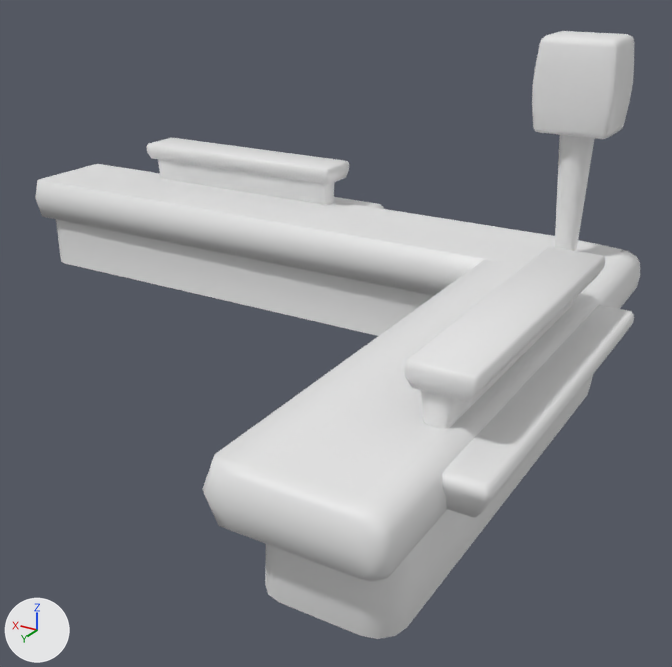
A saved change to the FBX model Assets/Meshes/assets v2/Ticket office desk.fbx.
Rendered twice from a 50 mm camera at (-4.2, 7.15, 3.88) aimed at (-0.16, 0.41, 0.51). Lighting does not change. The marker at lower left points along +X, +Y and +Z. The older version comes first. Where no turn or scale is listed for an object, it has been applied to the vertices. Vertices at exactly the same position are counted once.

Names of what the first picture shows: 'LP ticket office desk'.
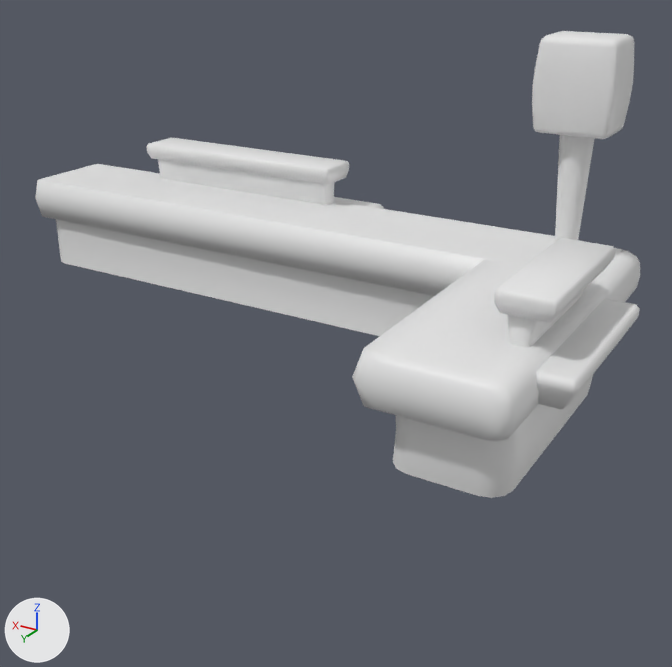
The newer file is also rescaled (x0.696) as a whole; pictures and numbers use the older file's frame.

What the commit changed:
me_cube_021 is used by ob_lp_ticket_office_desk; location (0.0, 0.0, 0.0).
me_cube_021 had 1217 vertices, 1136 faces and spanned x -2.64..4.92, y -2.21..3.56, z 0.0..3.09.
me_cube_021 now has 1217 vertices, 1136 faces and spans x -2.64..4.92, y -2.21..1.78, z 0.0..3.09.
me_cube_021 part 1: the loose piece of 56 vertices spanning x -2.4..-1.91, y -0.08..2.54, z 1.32..1.51 is scaled about its middle by (1, 0.558, 1), then moved by (0.0, -0.86, 0.0).
me_cube_021 part 2: the loose piece of 80 vertices spanning x -2.24..-1.96, y 0.0..2.47, z 1.03..1.44 is rebuilt with 80 vertices and now spans x -2.24..-1.96, y -0.29..1.03, z 1.03..1.44.
me_cube_021 part 3: the loose piece of 74 vertices spanning x -2.64..-2.03, y -0.33..2.85, z 0.7..0.99 is rebuilt with 74 vertices and now spans x -2.64..-2.03, y -0.51..1.26, z 0.7..0.99.
Part 4, on me_cube_021:
79 vertices in x -2.36..-1.18, y 3.06..3.56, z 0.0..1.07 move by (0.0, -1.78, 0.0).
38 vertices in x -2.26..-1.24, y 3.05..3.3, z 0.0..1.0 move by (0.0, -1.77, 0.0).
32 vertices in x -2.34..-1.07, y 3.44..3.54, z 0.6..1.07 move by (0.0, -1.79, 0.0).
2 vertices move from x -2.04, y 3.43, z 0.6..1.07 to x -2.03, y 1.65, z 0.6..1.07.
Other edits to the shape of me_cube_021 do not show in these pictures.

Pixel boxes (x1, y1, x2, y2) of what changed, in the pictures (672 x 667 px; the box of a moved part takes in the faces that stretch with it):
'LP ticket office desk', reshaped (23% shorter): before (35, 31, 640, 639); after (35, 31, 640, 498)
part 1 of me_cube_021, moved or reshaped: before (404, 247, 605, 402); after (494, 238, 615, 323)
part 2 of me_cube_021, rebuilt: before (421, 301, 573, 429); after (507, 291, 583, 347)
part 3 of me_cube_021, rebuilt: before (442, 305, 634, 518); after (536, 299, 640, 409)
part 4 of me_cube_021, moved or reshaped: before (203, 260, 614, 639); after (352, 260, 614, 498)
